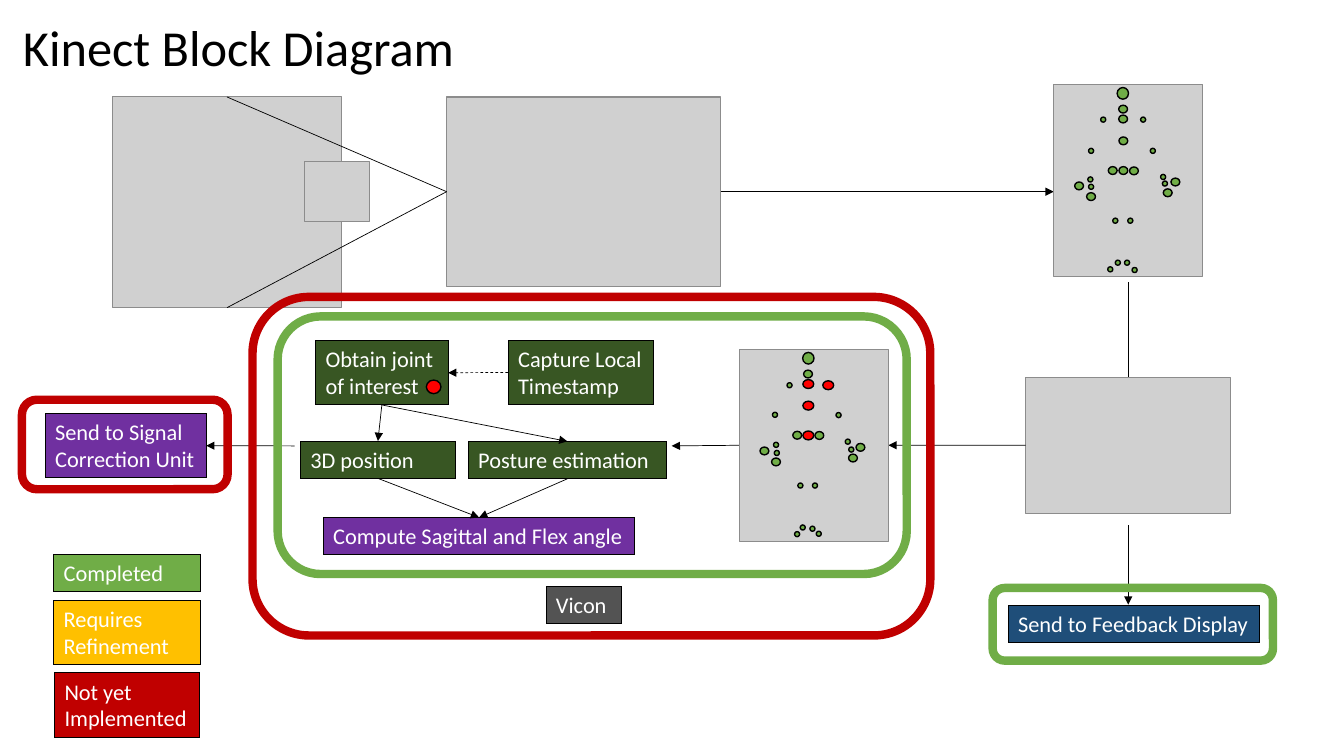
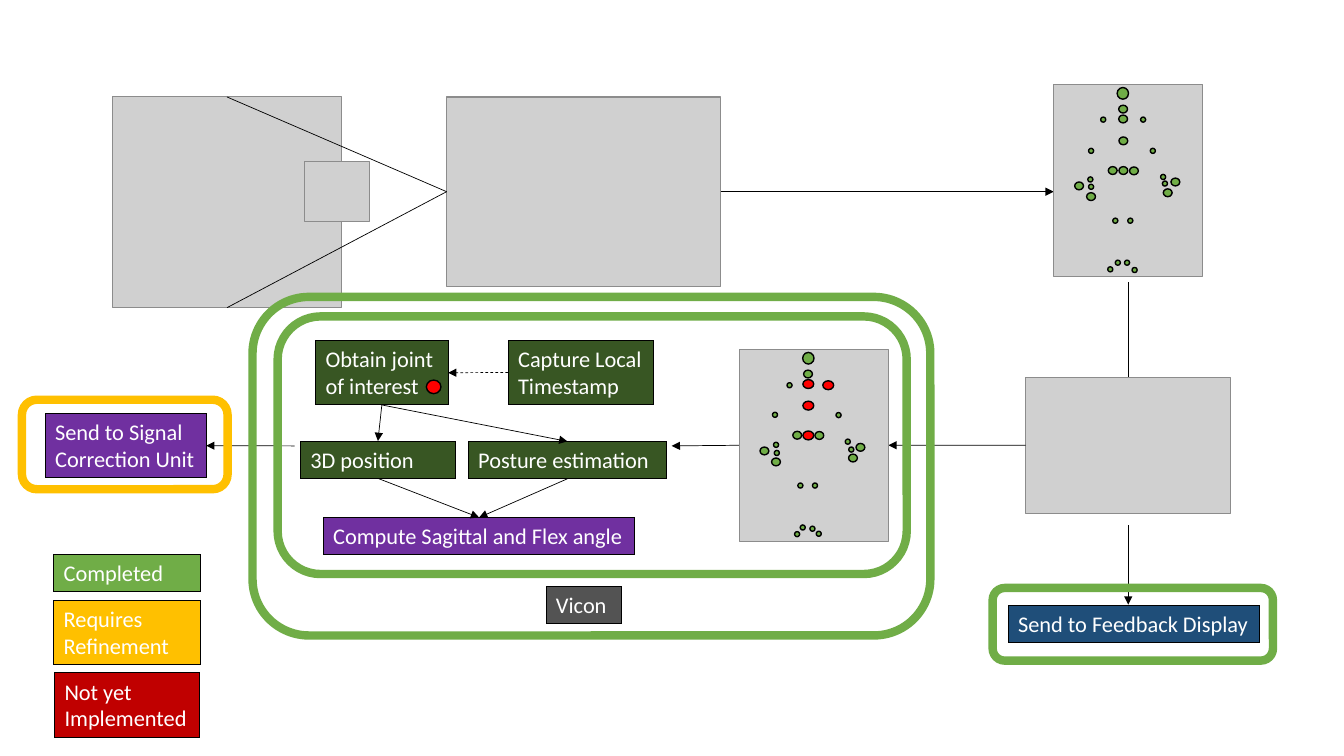
Before and after one commit to aliakbari-phd/Senior-Design-Team2, a slide deck: slide 1 of BennyChan/Kinect Block Diagram and Display Feedback Flowchart.pptx. Drawn at 1344x756 pixels with LibreOffice and Linux fonts; fonts in the diff are those of the drawing; grey boxes stand for pictures. Boxes give left, top, right and bottom in pixels: in the first picture for what was removed or moved away, otherwise in the second. Text is boxed around its words. In the diff, an @@ line names an element or a change of style, - is before the commit and + after.

```diff
--- a/BennyChan/Kinect Block Diagram and Display Feedback Flowchart.pptx
+++ b/BennyChan/Kinect Block Diagram and Display Feedback Flowchart.pptx
@@ text removed at box(23, 31, 454, 75) @@
-Kinect Block Diagram
@@ rounded rectangle at box(253, 297, 931, 636): outline #C00000 6 pt to #70AD47 6 pt @@
@@ rounded rectangle at box(22, 400, 228, 490): outline #C00000 6 pt to #FFC000 6 pt @@
```
Also in this commit, not shown: 1 other slide changed, 2 slides added, 7 other files.
